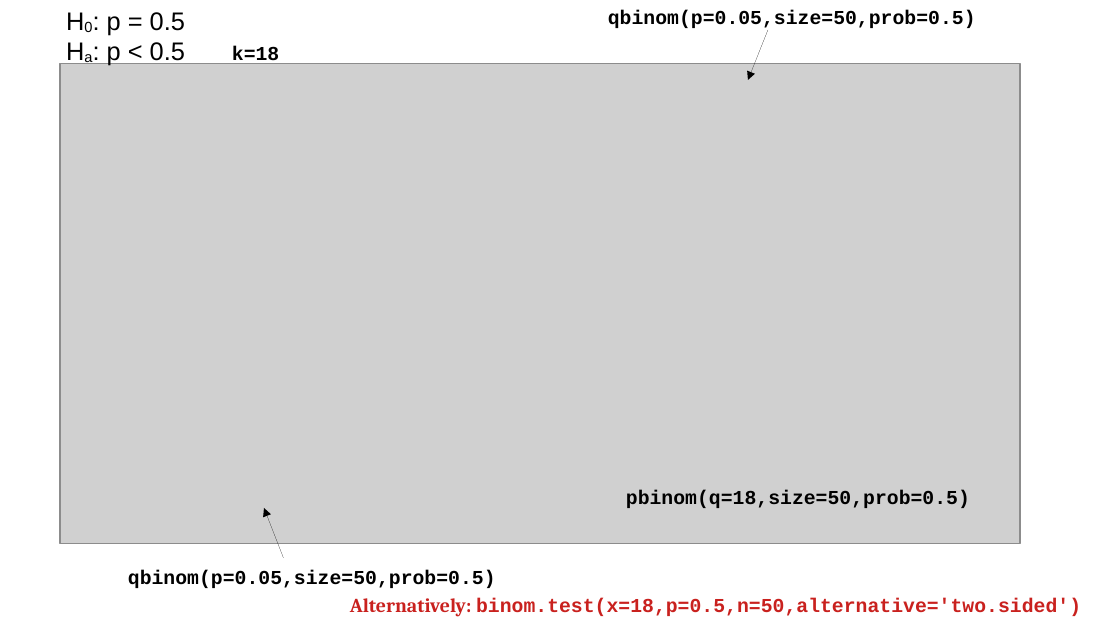
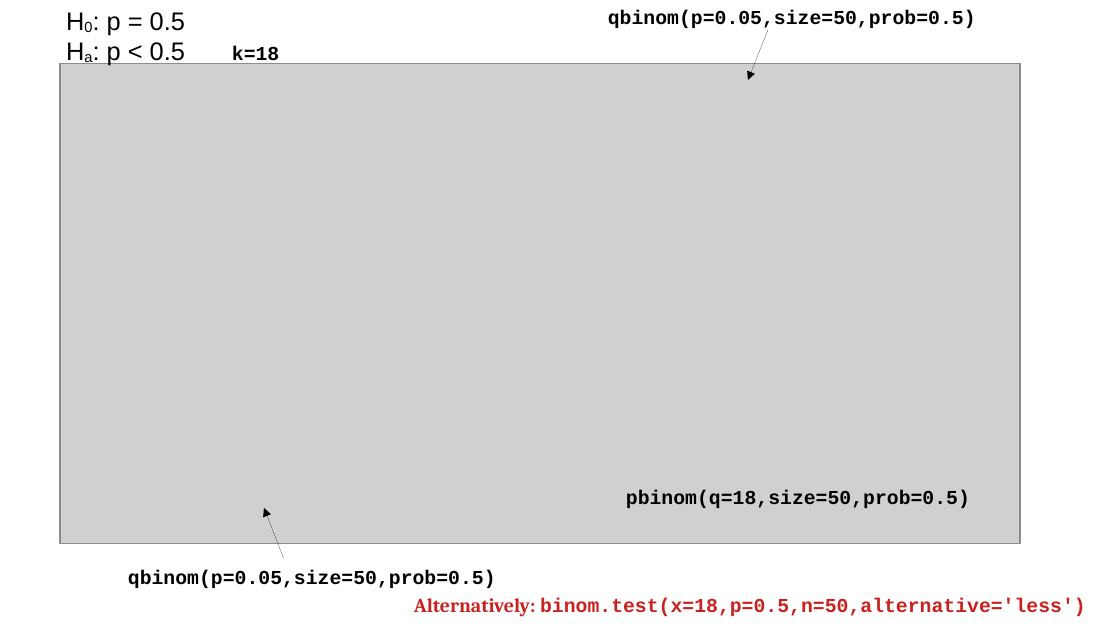
Before and after one commit to pvermees/geostats, a slide deck: slide 35 of slides/quizzes.odp. Drawn at 1120x630 pixels with LibreOffice and Linux fonts; fonts in the diff are those of the drawing; grey boxes stand for pictures. Boxes give left, top, right and bottom in pixels: in the first picture for what was removed or moved away, otherwise in the second. Text is boxed around its words. In the diff, an @@ line names an element or a change of style, - is before the commit and + after.

Commit message:
Fixed small typos in quiz slides

```diff
--- a/slides/quizzes.odp
+++ b/slides/quizzes.odp
@@ text at (x1=414, y1=598, x2=1086, y2=617): text changed @@
-Alternatively: binom.test(x=18,p=0.5,n=50,alternative='two.sided')
+Alternatively: binom.test(x=18,p=0.5,n=50,alternative='less')
```
Also in this commit, not shown: 2 other slides changed.
